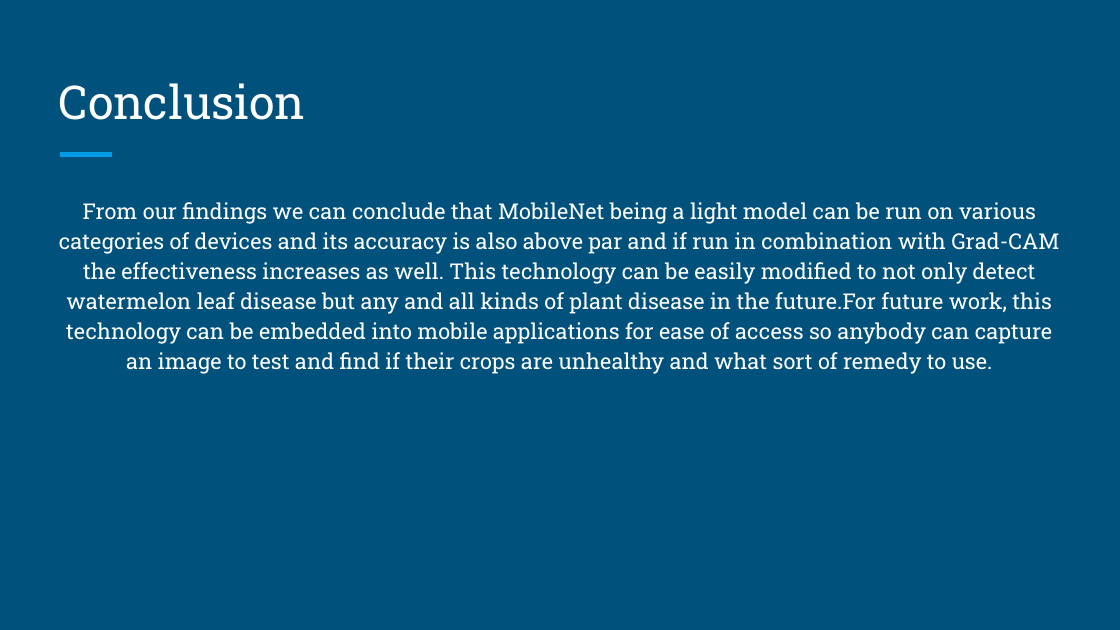
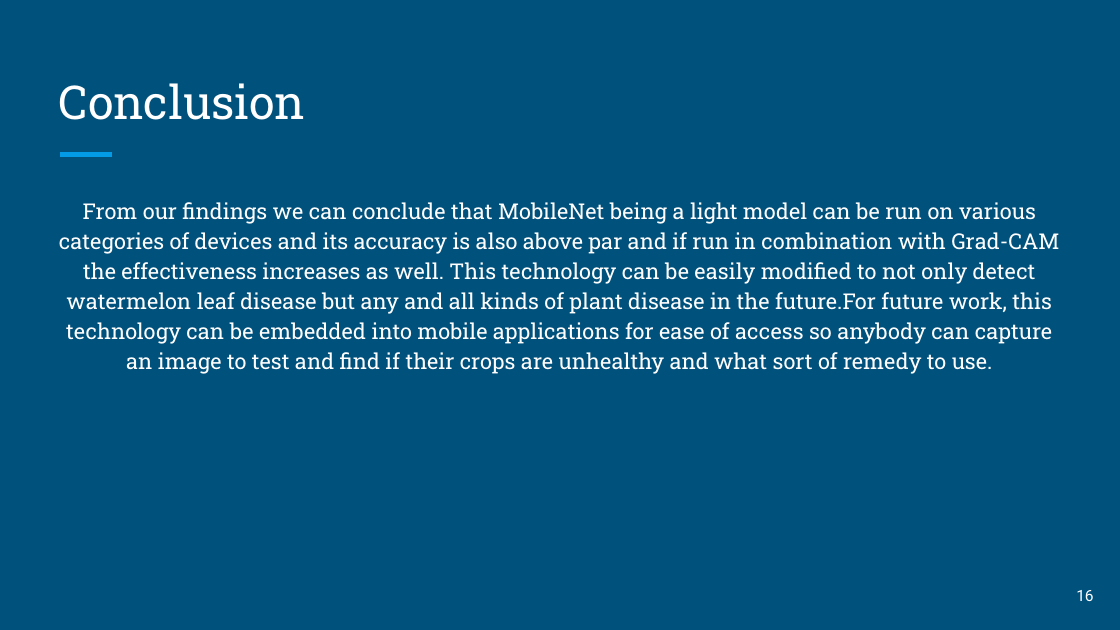
Before and after one commit to mdFuadIslam/cse438, a slide deck: slide 16 of Submission5/Slide.pptx (slide 7 before the commit). Drawn at 1120x630 pixels with LibreOffice and Linux fonts; fonts in the diff are those of the drawing. Boxes give left, top, right and bottom in pixels: in the first picture for what was removed or moved away, otherwise in the second. Text is boxed around its words. In the diff, an @@ line names an element or a change of style, - is before the commit and + after.

```diff
--- a/Submission5/Slide.pptx
+++ b/Submission5/Slide.pptx
@@ page number added at [1076, 590, 1093, 601], 10 pt, text #FFFFFF @@
+16
```
Also in this commit, not shown: 7 other slides changed, 9 slides added, 3 other files.
